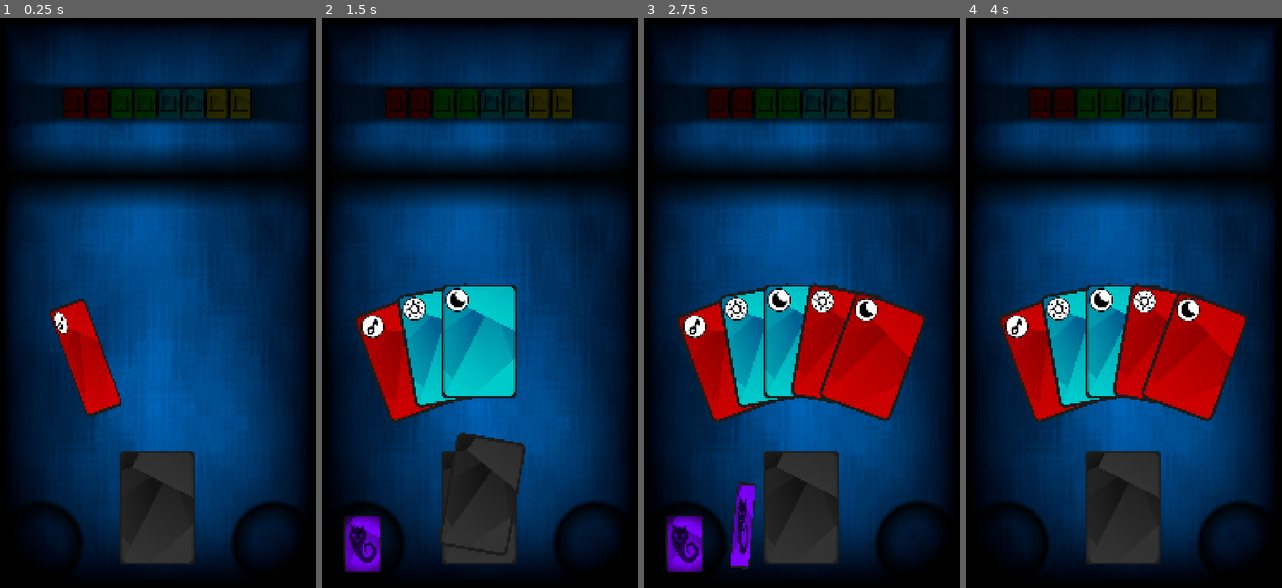
Above: before the commit, frames 1-4 (left to right).
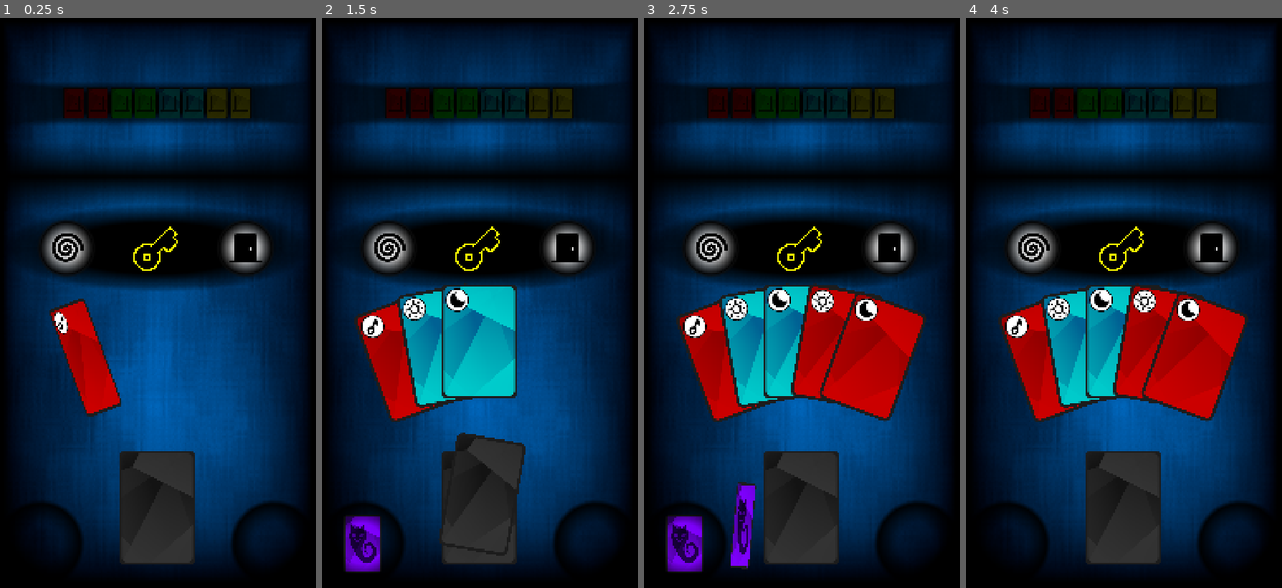
Above: after the commit, the same moments.

Repository: marcopar/Onirica
Game: Godot game, scene res://scenes/main/main.tscn
The game is run twice, just before and just after one commit, with the same random seed, the same clock (stepped at 60 frames per second) and the same inputs.
Inputs (mouse positions are in pixels of both pictures, inside the frame that each line leads up to):
- Up to frame 1 (0.25 s): no input
- Up to frame 2 (1.5 s): tap Enter at 0.5 s; drag from (480, 508) to (480, 177) at 0.52 s; drag from (363, 542) to (480, 508) at 1.27 s
- Up to frame 3 (2.75 s): move the mouse to (729, 360) at 2.02 s; click (729, 360) at 2.17 s
- Up to frame 4 (4 s): drag from (1063, 525) to (1240, 542) at 2.77 s; drag from (1133, 496) to (1007, 542) at 3.52 s

The runs differ from the first frame. In frame 1, 10% of the frame differs, in the area x 6-94%, y 32-48%; in frame 2, 9.9%; in frame 3, 9.9%; in frame 4, 9.9%.

Commit message:
Door panel WIP

Diff:
--- a/project/scenes/main/main.tscn
+++ b/project/scenes/main/main.tscn
@@ -8,6 +8,7 @@
 [ext_resource type="PackedScene" uid="uid://dbcm0qgdsw0l7" path="res://scenes/limbo/limbo.tscn" id="6_jqqak"]
 [ext_resource type="PackedScene" uid="uid://bxhxggou0553h" path="res://scenes/doorspanel/doors_panel.tscn" id="7_dlvyq"]
 [ext_resource type="PackedScene" uid="uid://dtcl11a05xwoe" path="res://scenes/nightmare_panel/nightmare_panel.tscn" id="8_7jqxr"]
+[ext_resource type="PackedScene" uid="uid://cymsolbakuem" path="res://scenes/open_door_panel/open_door_panel.tscn" id="9_b1x3f"]
 
 [node name="Main" type="Node2D"]
 script = ExtResource("1_xny0v")
@@ -64,7 +65,10 @@
 [node name="NightmarePanel" parent="." instance=ExtResource("8_7jqxr")]
 visible = false
 z_index = 199
-position = Vector2(536, 779)
+position = Vector2(536, 780)
+
+[node name="OpenDoorPanel" parent="." instance=ExtResource("9_b1x3f")]
+position = Vector2(536, 780)
 
 [connection signal="area_entered" from="Deck" to="Deck" method="_on_area_entered"]
 [connection signal="area_exited" from="Deck" to="Deck" method="_on_area_exited"]
--- a/project/scenes/nightmare_panel/nightmare_panel.tscn
+++ b/project/scenes/nightmare_panel/nightmare_panel.tscn
@@ -42,7 +42,6 @@
 
 [node name="ButtonDiscardHand" parent="." instance=ExtResource("1_habke")]
 position = Vector2(100, 0)
-type = null
 texture = ExtResource("3_fl2d7")
 
 [node name="ButtonDiscardKey" parent="." instance=ExtResource("1_habke")]
--- a/project/scenes/open_door_panel/open_door_panel.gd
+++ b/project/scenes/open_door_panel/open_door_panel.gd
@@ -4,4 +4,3 @@
 
 @onready var door: RoundButton = $Door
 @onready var limbo: RoundButton = $Limbo
-@onready var key: RoundButton = $Key
--- a/project/scenes/open_door_panel/open_door_panel.tscn
+++ b/project/scenes/open_door_panel/open_door_panel.tscn
@@ -1,13 +1,47 @@
-[gd_scene load_steps=6 format=3 uid="uid://cymsolbakuem"]
+[gd_scene load_steps=12 format=3 uid="uid://cymsolbakuem"]
 
 [ext_resource type="PackedScene" uid="uid://cnvk7ds1on5x1" path="res://scenes/onirica_round_button/round_button.tscn" id="1_85b4l"]
 [ext_resource type="Script" uid="uid://7ilbna5m2nat" path="res://scenes/open_door_panel/open_door_panel.gd" id="1_nt4qj"]
 [ext_resource type="Texture2D" uid="uid://drgp2lfyxaoi5" path="res://assets/sprites/icons/limbo.png" id="1_tw2cc"]
 [ext_resource type="Texture2D" uid="uid://b58m2hj6f7hau" path="res://assets/sprites/icons/door.png" id="2_85b4l"]
 [ext_resource type="Texture2D" uid="uid://8rv57y1q14fg" path="res://assets/sprites/icons/key.png" id="3_nt4qj"]
+[ext_resource type="Shader" uid="uid://ev2hcn4hhgq2" path="res://shaders/outline.gdshader" id="5_m7vp2"]
+
+[sub_resource type="CanvasItemMaterial" id="CanvasItemMaterial_m7vp2"]
+blend_mode = 3
+
+[sub_resource type="Gradient" id="Gradient_t1ikr"]
+offsets = PackedFloat32Array(0.403846, 0.625, 0.695513)
+colors = PackedColorArray(0, 0, 0, 1, 0.625, 0.625, 0.625, 1, 1, 1, 1, 1)
+
+[sub_resource type="GradientTexture2D" id="GradientTexture2D_rmh13"]
+gradient = SubResource("Gradient_t1ikr")
+width = 1080
+height = 300
+fill = 1
+fill_from = Vector2(0.5, 0.5)
+fill_to = Vector2(1, 1)
+metadata/_snap_enabled = true
+
+[sub_resource type="ShaderMaterial" id="ShaderMaterial_rmh13"]
+shader = ExtResource("5_m7vp2")
+shader_parameter/color = Color(1, 1, 0, 1)
+shader_parameter/width = 5.0
+shader_parameter/pattern = 0
+shader_parameter/inside = false
+shader_parameter/add_margins = false
+shader_parameter/number_of_images = Vector2(1, 1)
+
+[sub_resource type="CapsuleShape2D" id="CapsuleShape2D_m7vp2"]
+radius = 31.0408
+height = 120.0
 
 [node name="OpenDoorPanel" type="Node2D"]
 script = ExtResource("1_nt4qj")
+
+[node name="Shade" type="Sprite2D" parent="."]
+material = SubResource("CanvasItemMaterial_m7vp2")
+texture = SubResource("GradientTexture2D_rmh13")
 
 [node name="Door" parent="." instance=ExtResource("1_85b4l")]
 position = Vector2(300, 0)
@@ -17,5 +51,18 @@
 position = Vector2(-300, 0)
 texture = ExtResource("1_tw2cc")
 
-[node name="Key" parent="." instance=ExtResource("1_85b4l")]
+[node name="Key" type="Area2D" parent="."]
+position = Vector2(2, 2)
+rotation = 0.872665
+scale = Vector2(1.5, 1.5)
+
+[node name="Sprite2D" type="Sprite2D" parent="Key"]
+material = SubResource("ShaderMaterial_rmh13")
+instance_shader_parameters/enabled = true
+instance_shader_parameters/pulse_frequency = 10.0
+position = Vector2(-1.87844, 0.164342)
+rotation = -0.872665
 texture = ExtResource("3_nt4qj")
+
+[node name="CollisionShape2D" type="CollisionShape2D" parent="Key"]
+shape = SubResource("CapsuleShape2D_m7vp2")
Not shown: 1 places in project/scenes/main/main.tscn that only renumber resources
Not shown: 1 places in project/scenes/nightmare_panel/nightmare_panel.tscn that only renumber resources
